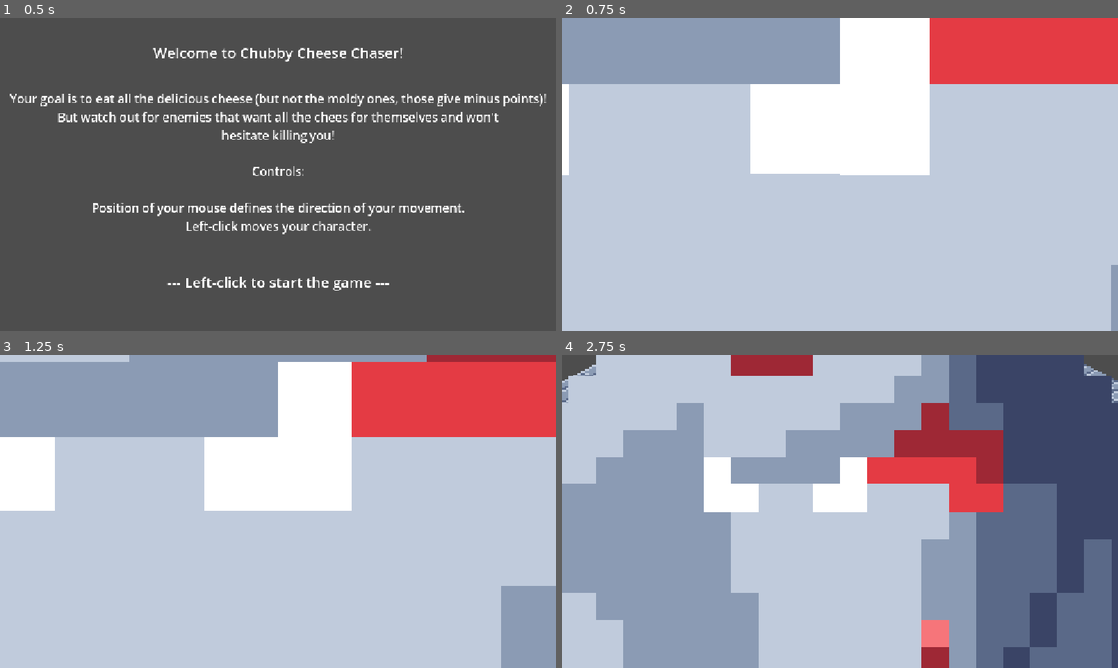
Above: before the commit, frames 1-4 (two rows, left to right).
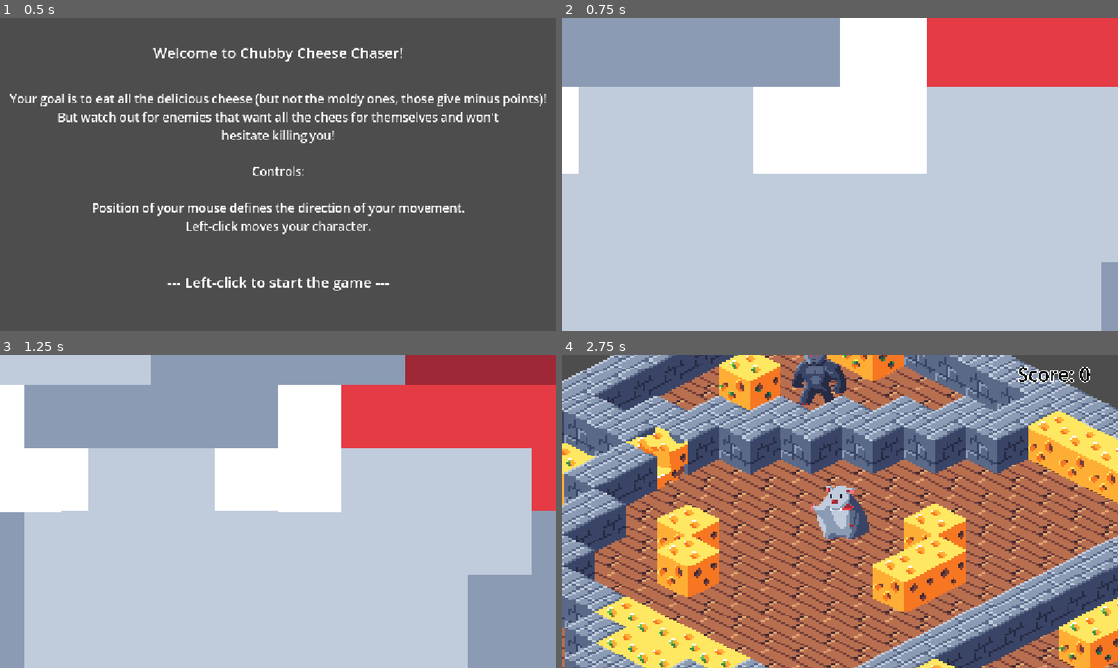
Above: after the commit, the same moments.

Repository: VirtuByte/chubby-cheese-chaser
Game: Godot game, scene res://levels/level_0.tscn
The game is run twice, just before and just after one commit, with the same random seed, the same clock (stepped at 60 frames per second) and the same inputs.
Inputs (mouse positions are in pixels of both pictures, inside the frame that each line leads up to):
- Up to frame 1 (0.5 s): no input
- Up to frame 2 (0.75 s): tap Enter at 0.5 s; move the mouse to (962, 158) at 0.52 s; press the mouse at (962, 158) at 0.53 s
- Up to frame 3 (1.25 s): no input
- Up to frame 4 (2.75 s): move the mouse to (728, 527) at 1.27 s; release the mouse at (728, 527) at 1.28 s; click (728, 527) at 1.35 s; move the mouse to (895, 442) at 2.02 s; press the mouse at (895, 442) at 2.03 s

Frame 1 is identical in both runs. In frame 2, 2.1% of the frame differs, in the area x 0-100%, y 0-100%; in frame 3, 18%; in frame 4, 92%.

Commit message:
fix: player growth

Diff:
--- a/levels/level_100.tscn
+++ b/levels/level_100.tscn
@@ -33,7 +33,7 @@
 offset_bottom = -175.0
 grow_horizontal = 2
 grow_vertical = 2
-text = "Thanks for playing the game!"
+text = "Thanks for playing the Chubby Cheese Chaser!"
 label_settings = SubResource("LabelSettings_drjm2")
 horizontal_alignment = 1
 vertical_alignment = 1
--- a/scripts/player.gd
+++ b/scripts/player.gd
@@ -130,7 +130,6 @@
 				tile_map_layer_walls.set_cell(position_in_front, tile_set_id, Vector2(eat_state + 4, 0))
 			else:
 				tile_map_layer_walls.set_cell(position_in_front, -1)
-				# tileMapWalls.set_cells_terrain_connect([Vector2(0, 0)], 0, -1, true) # ToDo - Update Autotiling
 				GameManager.add_score(10)
 			play_eating_sound()
 
@@ -161,7 +160,7 @@
 	var callable = Callable(self, "return_to_normal")
 
 	var tween = $"/root/level".get_tree().create_tween()
-	tween.tween_property(self, "global_scale", Vector2(1, 1), 3.0)
+	tween.tween_property(self, "global_scale", Vector2(1, 1), 2.0)
 	tween.tween_callback(callable)
 
 func change_scene():
@@ -187,14 +186,15 @@
 	var callable = Callable(self, "change_scene")
 
 	var tween = $"/root/level".get_tree().create_tween()
-	tween.tween_property(self, "global_scale", Vector2(final_mouse_grow_factor, final_mouse_grow_factor), 3.0)
+	tween.tween_property(self, "global_scale", Vector2(final_mouse_grow_factor, final_mouse_grow_factor), 2.0).from_current()
 	tween.tween_callback(callable)
 
 func _on_dig_box_body_entered(body: Node2D) -> void:
 	if body.is_in_group("warp_item"):
+		$AnimatedSprite2D.stop()
 		go_to_next_level()
 
-	if body.is_in_group("tiles"):
+	elif body.is_in_group("tiles"):
 		tile_replace_timer.start()
 
 func _on_dig_box_body_exited(body: Node2D) -> void:
